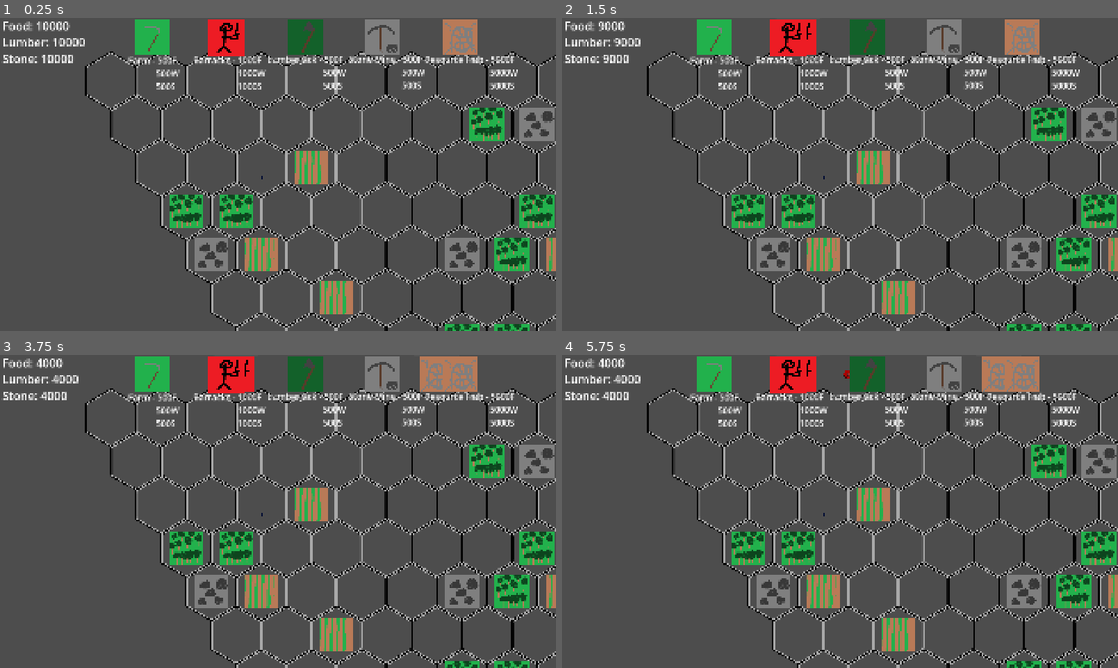
Above: before the commit, frames 1-4 (two rows, left to right).
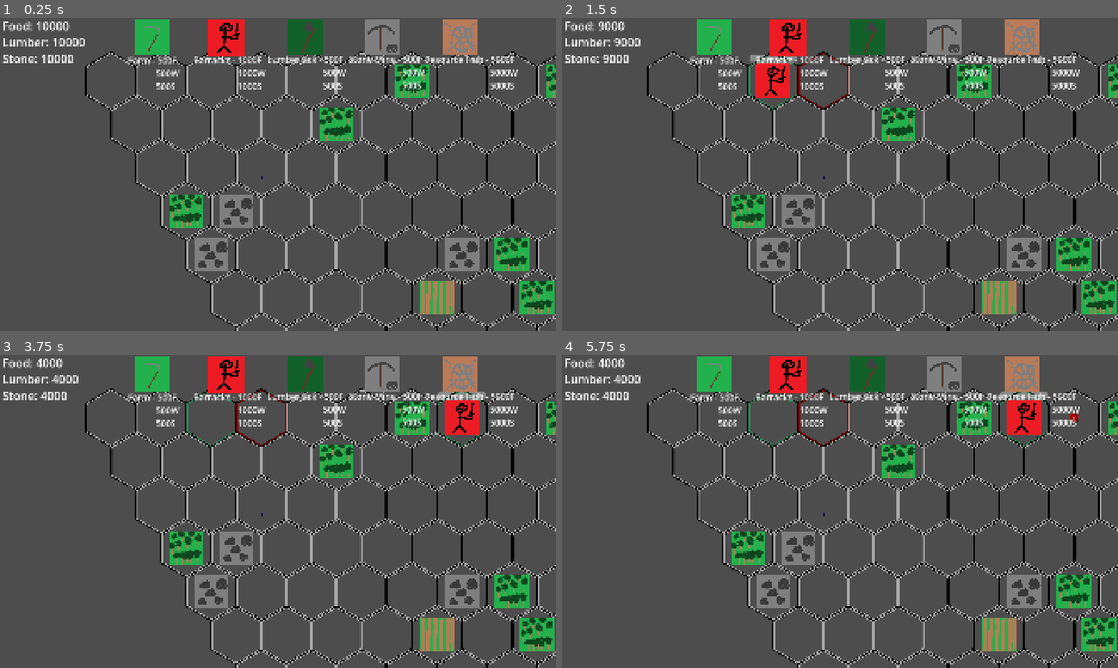
Above: after the commit, the same moments.

Repository: NathanBerglas/ROR-Testing
Game: Godot game, scene res://scenes/Player.tscn
The game is run twice, just before and just after one commit, with the same random seed, the same clock (stepped at 60 frames per second) and the same inputs. This scene is started directly instead of the project's main scene.
Inputs (mouse positions are in pixels of both pictures, inside the frame that each line leads up to):
- Up to frame 1 (0.25 s): no input
- Up to frame 2 (1.5 s): click (789, 36) at 0.5 s; click (712, 36) at 1.25 s
- Up to frame 3 (3.75 s): click (383, 373) at 2 s; click (305, 373) at 2.75 s; click (461, 373) at 3.5 s
- Up to frame 4 (5.75 s): click (712, 373) at 4.25 s; click (789, 373) at 5 s

The runs differ from the first frame. In frame 1, 7.7% of the frame differs, in the area x 39-100%, y 14-100%; in frame 2, 8.9%; in frame 3, 9.4%; in frame 4, 9.5%, in the area x 33-100%, y 0-100%.
Error after the commit: Cannot call method 'instantiate' on a null value. (res://scripts/Buildings/buildingControl.gd:307)

Commit message:
Implemented MMA. No bugfixing done. Very much not functional

Diff:
--- a/scenes/Player.tscn
+++ b/scenes/Player.tscn
@@ -5,7 +5,6 @@
 [ext_resource type="PackedScene" uid="uid://bujhjvi3667ko" path="res://scenes/Buildings/buildingControl.tscn" id="2_mdl7e"]
 [ext_resource type="PackedScene" uid="uid://cc7tksw7agcxo" path="res://scenes/prefabs/MeeplePrefab/infantry.tscn" id="3_cw2d6"]
 [ext_resource type="PackedScene" uid="uid://bbjr8sh5hxnjt" path="res://scenes/camera.tscn" id="3_qu4a1"]
-[ext_resource type="PackedScene" uid="uid://bvicor1lw62ay" path="res://scenes/prefabs/BuildingPrefab/resourceHub.tscn" id="4_70d11"]
 [ext_resource type="PackedScene" uid="uid://dl2hwpslhw3xd" path="res://scenes/grid.tscn" id="5_qu4a1"]
 
 [node name="Player" type="Node2D" unique_id=1618287504]
@@ -15,10 +14,9 @@
 infantry_prefab = ExtResource("3_cw2d6")
 
 [node name="BuildingControl" parent="." unique_id=1989412738 instance=ExtResource("2_mdl7e")]
-resourceHub_prefab = ExtResource("4_70d11")
 
 [node name="Camera" parent="." unique_id=732688784 instance=ExtResource("3_qu4a1")]
 position = Vector2(577, 323)
 
-[node name="Grid" parent="." unique_id=1554468060 instance=ExtResource("5_qu4a1")]
-GRID_COUNT = Vector2i(190, 110)
+[node name="Grid" parent="." unique_id=1554468060 node_paths=PackedStringArray("meeple_control") instance=ExtResource("5_qu4a1")]
+meeple_control = NodePath("../MeepleControl")
--- a/scripts/Meeples/meeple_control.gd
+++ b/scripts/Meeples/meeple_control.gd
@@ -53,11 +53,11 @@
 	time_since_last_meeple_tick += delta
 	#if playerID == multiplayer.get_unique_id():
 
-	if time_since_last_meeple_tick > 1 / MEEPLE_TICKS_PER_SECOND:
+	if time_since_last_meeple_tick > 1.0 / MEEPLE_TICKS_PER_SECOND:
 		meeple_process()
 
 	#Goes through every meeple and sets them to their colour and resets their
-	cleanMeeples()
+	#cleanMeeples()
 	for g in range(0,unorderedMeeples.size()):
 		if unorderedMeeples[g].selected:
 			unorderedMeeples[g].highlight(Color(3,3,3))
@@ -204,14 +204,14 @@
 	selection_box.global_position = top_left
 	selection_box.size = size
 
-func spawn_meeple(position):
+func spawn_meeple(pos):
 	var instance = infantry_prefab.instantiate()
 	instance.UNIQUEID = MEEPLE_ID_COUNTER
 	MEEPLE_ID_COUNTER += 1
 
 	add_child(instance)
 	set_id(instance)
-	instance.set_global_position(grid.axial_hex_to_coord(position))
+	instance.set_global_position(grid.axial_hex_to_coord(pos))
 	unorderedMeeples.push_back(instance)
 
 
@@ -259,7 +259,7 @@
 
 	for m in unorderedMeeples:
 		if m.selected:
-			var tile = grid.axial_probe(attackLoc)
+			#var tile = grid.axial_probe(attackLoc)
 			if grid.axial_probe(attackLoc).objectsInside.size() > 0:
 				m.attackTarget = grid.axial_probe(attackLoc).objectsInside[0]
 				var tempPath = grid.find_path(grid.coord_to_axial_hex(m.rb.get_global_position()), attackLoc, true, true)
@@ -318,12 +318,15 @@
 func get_group():
 	return group
 """
+
+
 func get_group_targets():
 	return group_targets
 func get_groupColours():
 	return groupColours
 
 
+'''
 func cleanNodes(meepleList):
 
 	var x = 1
@@ -361,7 +364,7 @@
 		x += 1
 	while x < unorderedMeeples.size():
 		unorderedMeeples.pop_at(x)
-
+'''
 
 """ Multiplayer shit
 func updatePos(meepleList):
@@ -376,7 +379,7 @@
 					n.set_global_position(n1[MEEPLE_POS_INDEX])
 
 """
-
+'''
 func cleanMeeples(): #Updates the Grid and merges meeples
 	var vectorsSeen = []
 	var vectorsSaved = []
@@ -451,14 +454,15 @@
 			i += 1
 		if base != null:
 			base.HP += n
-
-
-func atDest(meeple):
-	if meeple.path == null:
+'''
+
+'''
+func atDest(m):
+	if m.path == null:
 		return true
 	else:
 		return false
-
+'''
 
 func freeMeeple(id):
 	for i in range(unorderedMeeples.size()):
@@ -467,8 +471,17 @@
 			return
 
 
-func meeple_end_merge():
-	return
+func meeple_start_merge(target_meeple):
+	target_meeple.waiting = true
+
+
+func meeple_end_merge(incoming_meeple, target_meeple):
+	target_meeple.HP += incoming_meeple.HP
+
+
+func egress_granted(waiting_meeple):
+	waiting_meeple.waiting = false
+	waiting_meeple.shouldBeMoving = true
 
 
 func meeple_process():
@@ -476,7 +489,7 @@
 		if (m.shouldBeMoving || m.waiting || m.attackTarget != null):
 			return
 		if (len(m.path) > 0):
-			var ingress_result = grid.hex_ingress(m.path[0])
+			var ingress_result = grid.hex_ingress(grid.coord_to_axial_hex(m.path[0]), m)
 			if (ingress_result == "Approved"):
 				grid.hex_egress()
 				m.shouldBeMoving = true
@@ -507,13 +520,13 @@
 	Path Found: Set meeple's path to newly found path -> Continue
 	Path Not Found: Break
 
-~~~ On meeple_start_merge: ~~~
+~~~ On meeple_start_merge: ~~~ DONE
 1. Set target meeple waiting flag to true -> Continue
 
-~~~ On meeple_end_merge: ~~~
+~~~ On meeple_end_merge: ~~~ DONE
 1. Increase target meeple's health by the incoming meeple's health -> Continue
 
-~~~ On egress_granted: ~~~
+~~~ On egress_granted: ~~~ DONE
 1. Set meeple's waiting flag to false -> Set meeple's flag moving to true -> Continue
 
 ~~~ On attack_target_move: ~~~
@@ -529,12 +542,12 @@
 				GRID:
 --------------------------------------------------
 
-~~~ On hex_ingress: ~~~
+~~~ On hex_ingress: ~~~ DONE
 1. Is there an existing queue to enter this hex?
-	Yes:	Add meeple to queue to enter that hex -> Return Approved
+	Yes:	Add meeple to queue to enter that hex -> Return Pending
 	No:		Continue
 2. Is hex occupied?
-	Yes: Is the hex's classificatReturnion that of a meeple?
+	Yes: Is the hex's classification that of a meeple?
 		Yes: 	Continue
 		No:		Return Redirected
 	No: 	Update grid to occupy new hex -> Return Approved
@@ -548,7 +561,7 @@
 	Yes:	Add meeple to queue to enter that hex -> Return Pending
 	No:		Return Redirected
 
-~~~ On hex_egress: ~~~
+~~~ On hex_egress: ~~~ DONE
 1. Pop meeple from hex -> Does the hex have a queue?
 	Yes:	Pop a meeple out from the front of the queue -> Update grid to occupy new hex with that meeple if it
 	No:		Continue
--- a/scripts/grid.gd
+++ b/scripts/grid.gd
@@ -6,10 +6,12 @@
 @export var arable_land_prefab: PackedScene
 @export var forest_prefab: PackedScene
 @export var stone_deposit_prefab: PackedScene
+@export var meeple_control: Node2D
 const SQRT_3 = 1.73205080757
 
 var created = false
 var grid: Array = []
+
 
 @export var hex_prefab: PackedScene
 const border_colours: PackedColorArray = [Color.DARK_GRAY, Color.DARK_RED, Color.SEA_GREEN, Color.STEEL_BLUE, Color.SKY_BLUE]
@@ -38,11 +40,12 @@
 	var traversal_difficulty: float = 1.0 # Must be nonzero for AStar (i think?)
 	var biome: int = 0 # 0 is undefined biome
 	var objectsInside: Array = []
+	var queue: Array = []
 	var type: String = "NULL"
-	func _init(hex, _classification = 0):
-		self.hex = hex
+	func _init(init_hex, _classification = 0):
+		self.hex = init_hex
 		self.classification = _classification
-		self.traversable = (classification == 0) # Only traversable if empty
+		self.traversable = (classification == 0 || classification == 4) # Only traversable if empty or moving meeple
 
 		var random = randi_range(0,TILE_TYPE_CHANCES)
 		if random == ARABLE_CHANCE:
@@ -57,7 +60,7 @@
 
 #Added by Jacob -> External script that doesn't care about rules, set tile to that classification
 #Chat if needed
-func update_grid(hex: Vector2i, classification: int, objects):
+func update_grid(hex: Vector2i, classification: int, objects: Array):
 	var tile_to_update = grid[hex.x][hex.y]
 	tile_to_update.classification = classification ### !!! ATTENTION !!! THIS UPDATES TILE TRAVERSABLE
 	tile_to_update.traversable = (classification==0 || classification==4)
@@ -103,8 +106,8 @@
 
 # Takes the coordinates, ie. pixel position on map and coverts it to a hex position, ie. (q, r)
 func coord_to_axial_hex(coordinate: Vector2i):
-	var q: float = (SQRT_3 / 3.0 * coordinate.x - 1.0 / 3.0 * coordinate.y) / HEX_SIZE
-	var r: float = (2.0 / 3.0 * coordinate.y) / HEX_SIZE
+	var q: int = int((SQRT_3 / 3.0 * coordinate.x - 1.0 / 3.0 * coordinate.y) / HEX_SIZE)
+	var r: int = int((2.0 / 3.0 * coordinate.y) / HEX_SIZE)
 	if _hex_in_bounds(Vector2i(q, r)):
 		return _hex_round(Vector2(q, r))
 	else:
@@ -152,7 +155,7 @@
 				var next_hex = t.hex + direction
 				if !_hex_in_bounds(next_hex):
 					continue
-				var next_tile = grid[next_hex.x][next_hex.y]
+				#var next_tile = grid[next_hex.x][next_hex.y]
 				#if next_tile.traversable:
 				astar.connect_points(id, _hex_to_id(next_hex), false)
 					#print(id, " --> ", _hex_to_id(next_hex))
@@ -179,7 +182,7 @@
 	var path_hexes: Array[Vector2i] = []
 	for id in path_ids: # Unflatten path_ids
 		var q: int = id % GRID_COUNT.x
-		var r: int = id / GRID_COUNT.x
+		var r: int = int(1.0 * id / GRID_COUNT.x) #1.0 for floating division
 		path_hexes.append(Vector2i(q, r))
 
 	return path_hexes
@@ -217,3 +220,32 @@
 			row.append(tileToCreate)
 		grid.append(row)
 	update_astar()
+
+
+func hex_ingress(ingressing_hex, meeple_requesting):
+	var ingressing_tile = grid[ingressing_hex.x][ingressing_hex.y]
+	if len(ingressing_tile.queue) > 0:
+		ingressing_tile.queue.push_back(meeple_requesting)
+		return "PENDING"
+	if ingressing_tile.classification != 0:
+		update_grid(ingressing_hex, 4, [meeple_requesting] + ingressing_tile.objectsInside)
+	elif ingressing_tile.classification != 3 || ingressing_tile.classification != 4:
+		return "REDIRECTED"
+	# Check if the meeple is on the same team -> if not, attack!
+	# From now on, assuming the meeple in ingressing_hex is the same team as meeple_requesting
+	var meeple_in_ingressing_hex = ingressing_tile.objectsInside[0]
+	if (meeple_in_ingressing_hex.path[-1] == meeple_requesting.path[-1]):
+		meeple_control.meeple_start_merge(meeple_in_ingressing_hex)
+		return "APPROVED"
+	if (len(meeple_in_ingressing_hex.path) > 1):
+		ingressing_tile.queue.push_back(meeple_requesting)
+		return "PENDING"
+	return "REDIRECTED"
+
+func hex_egress(egressing_hex):
+	var egressing_meeple = egressing_hex.egressing_hex.objectsInside[0]
+	if len(egressing_hex.queue) == 0:
+		update_grid(egressing_hex, 0, egressing_hex.objectsInside)
+	else:
+		update_grid(egressing_hex, 4, [egressing_hex.queue.pop_front])
+	meeple_control.egress_granted(egressing_meeple) # Feels a little icky
